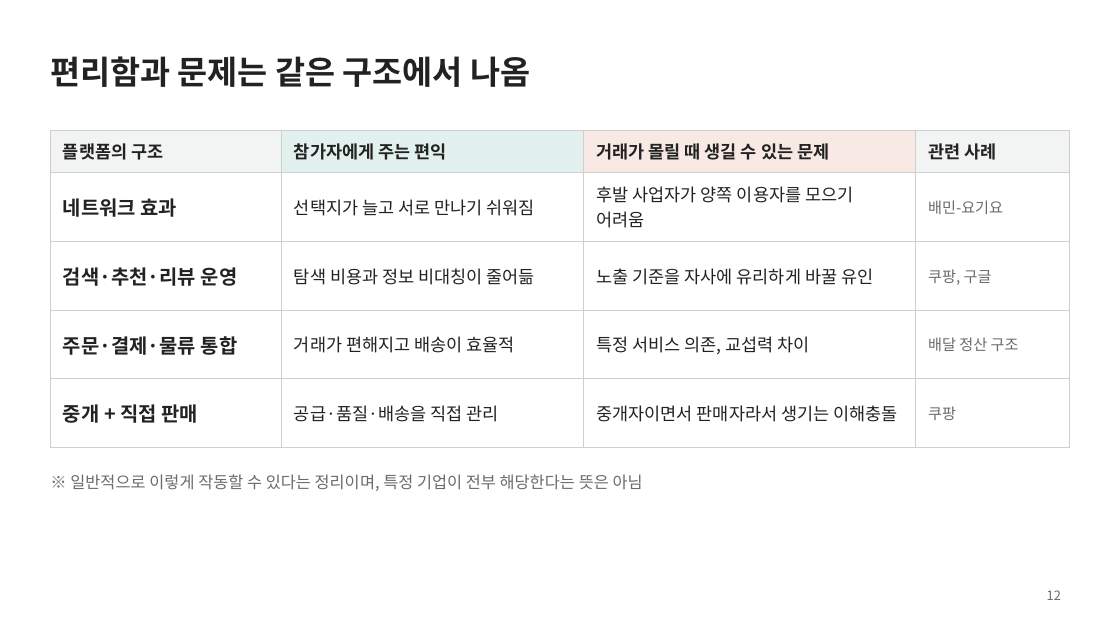
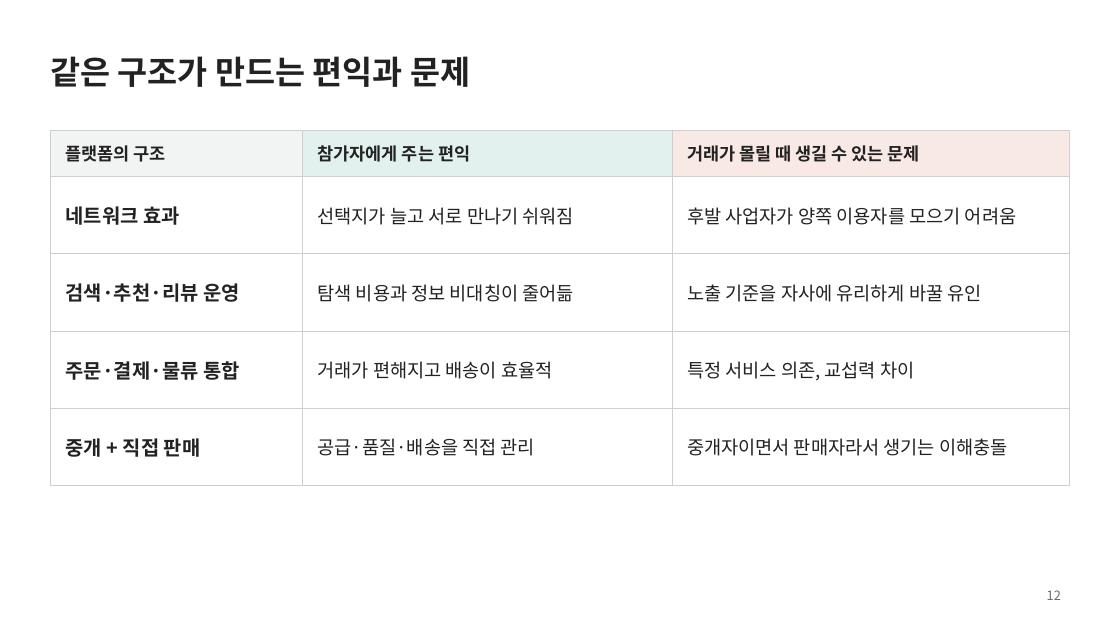
Before and after one commit to noya73305610-coder/-, a slide deck: slide 12 of 플랫폼_독점_발표_수정본.pptx. Drawn at 1120x630 pixels with LibreOffice and Linux fonts; fonts in the diff are those of the drawing. Boxes give left, top, right and bottom in pixels: in the first picture for what was removed or moved away, otherwise in the second. Text is boxed around its words. In the diff, an @@ line names an element or a change of style, - is before the commit and + after.

```diff
--- a/플랫폼_독점_발표_수정본.pptx
+++ b/플랫폼_독점_발표_수정본.pptx
@@ title at [50, 56, 470, 87]: text changed @@
-편리함과 문제는 같은 구조에서 나옴
+같은 구조가 만드는 편익과 문제
@@ table at [50, 130, 1070, 461] @@
-column 4: 관련 사례 | 배민-요기요 | 쿠팡, 구글 | 배달 정산 구조 | 쿠팡
@@ text removed at [70, 474, 643, 491] @@
-※ 일반적으로 이렇게 작동할 수 있다는 정리이며, 특정 기업이 전부 해당한다는 뜻은 아님
```
Also in this commit, not shown: 13 other slides changed.
